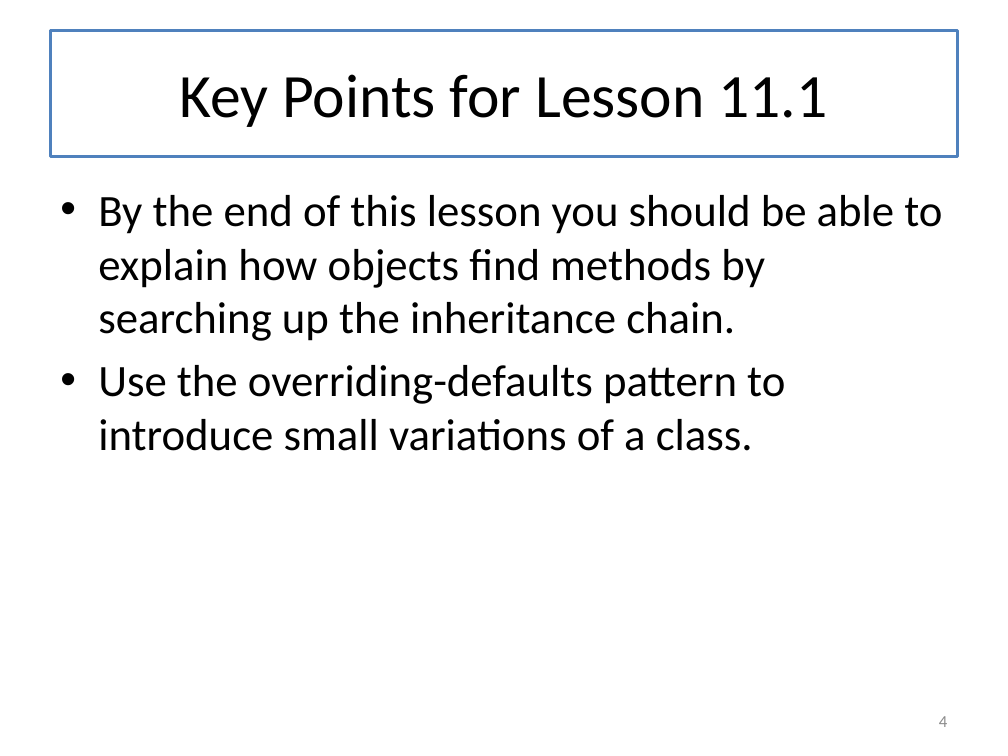
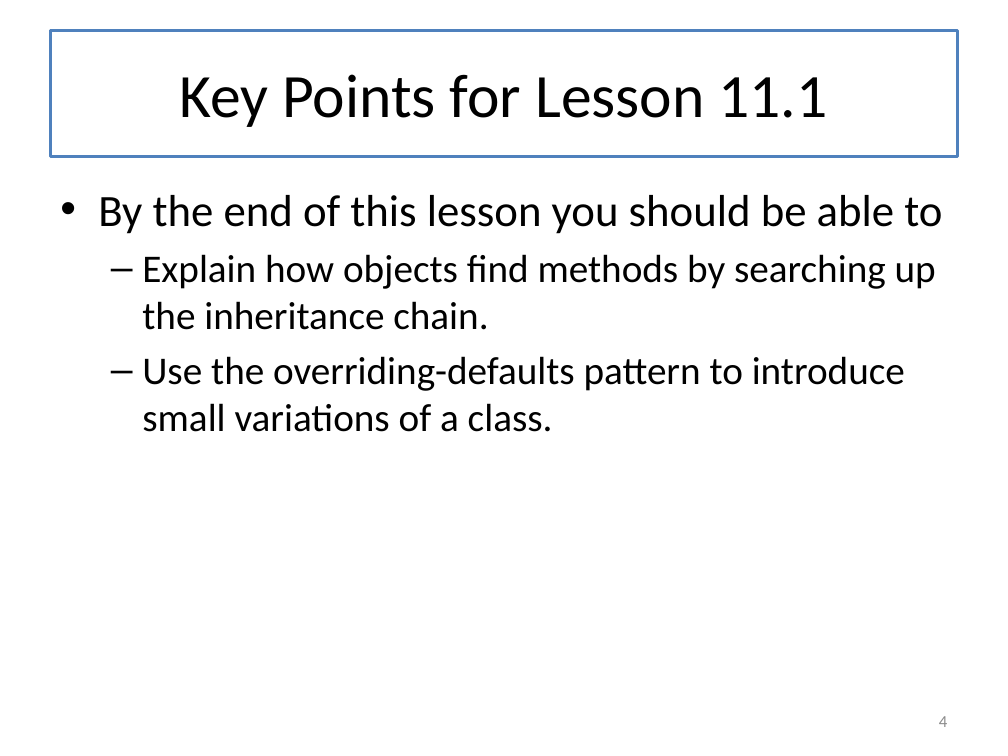
Before and after one commit to mwand/cs5010f16, a slide deck: slide 4 of Slides/Lesson 11.1 Basics of Inheritance.pptx. Drawn at 1008x756 pixels with LibreOffice and Linux fonts; fonts in the diff are those of the drawing. Boxes give left, top, right and bottom in pixels: in the first picture for what was removed or moved away, otherwise in the second. Text is boxed around its words. In the diff, an @@ line names an element or a change of style, - is before the commit and + after.

```diff
--- a/Slides/Lesson 11.1 Basics of Inheritance.pptx
+++ b/Slides/Lesson 11.1 Basics of Inheritance.pptx
@@ text at <box>98,195,942,330</box>: text changed; size 32 to 28 pt @@
-• By the end of this lesson you should be able to explain how objects find methods by searching up the inheritance chain.
+• By the end of this lesson you should be able to
+  – Explain how objects find methods by searching up the inheritance chain.
@@ text at <box>142,356,905,432</box>: size 32 to 28 pt in "Use the overriding-defaults pattern to introduce small ..."; bullet • to –; list level 1 to 2 in "Use the overriding-defaults pattern to ..." @@
```
Also in this commit, not shown: 10 other files.
